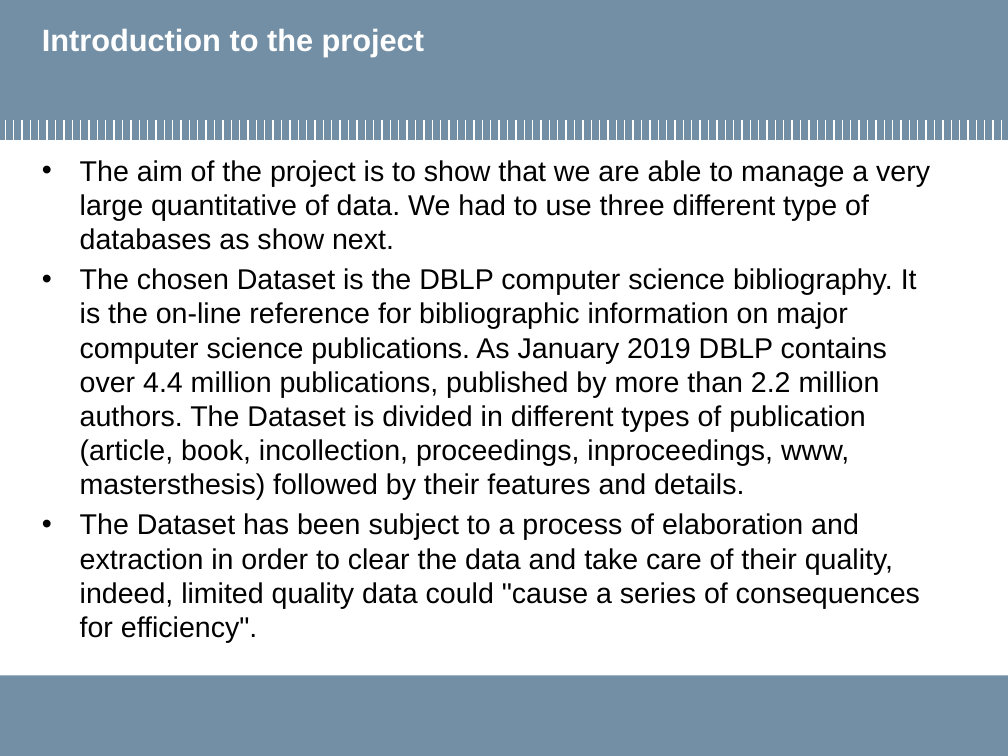
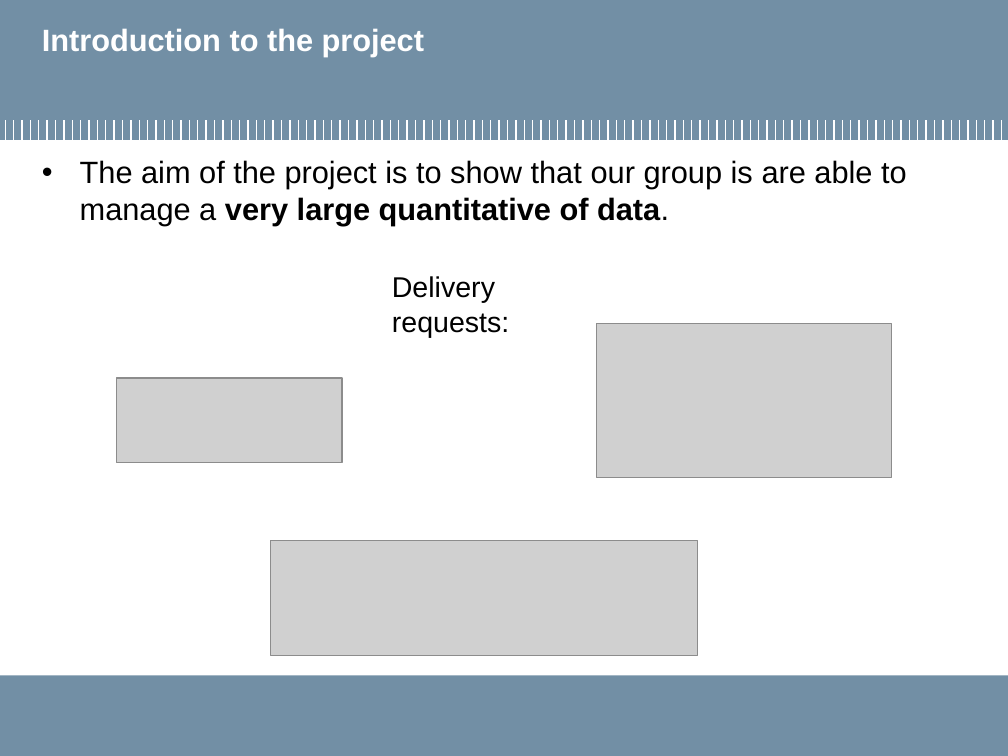
Before and after one commit to MarcoLucaPrevitera/BigData-Project, a slide deck: slide 4 of Presentation/FinalPresentation.pptx. Drawn at 1008x756 pixels with LibreOffice and Linux fonts; fonts in the diff are those of the drawing; grey boxes stand for pictures; background and template pictures are left out. Boxes give left, top, right and bottom in pixels: in the first picture for what was removed or moved away, otherwise in the second. Text is boxed around its words. In the diff, an @@ line names an element or a change of style, - is before the commit and + after.

Commit message:
update for presentation

```diff
--- a/Presentation/FinalPresentation.pptx
+++ b/Presentation/FinalPresentation.pptx
@@ text at (80,160,907,226): text changed; size 20.4 to 22 pt @@
-• The aim of the project is to show that we are able to manage a very large quantitative of data. We had to use three different type of databases as show next.
-• The chosen Dataset is the DBLP computer science bibliography. It is the on-line reference for bibliographic information on major computer science publications. As January 2019 DBLP contains over 4.4 million publications, published by more than 2.2 million authors. The Dataset is divided in different types of publication (article, book, incollection, proceedings, inproceedings, www, mastersthesis) followed by their features and details.
-• The Dataset has been subject to a process of elaboration and extraction in order to clear the data and take care of their quality, indeed, limited quality data could "cause a series of consequences for efficiency".
+• The aim of the project is to show that our group is are able to manage a very large quantitative of data.
@@ text added at (392,276,509,337), 20.4 pt, text #000000 @@
+Delivery requests:
@@ picture added at (597,324,892,477) @@
@@ picture added at (117,378,343,463) @@
@@ picture added at (271,540,699,655) @@
```
Also in this commit, not shown: 9 other slides changed, 24 slides added, 6 slides removed, 10 other files.
